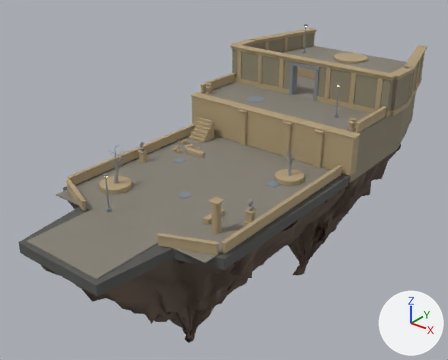
Two versions of the glTF model Bloomfall/source/assets/levels/b_terraces.glb, one commit apart.
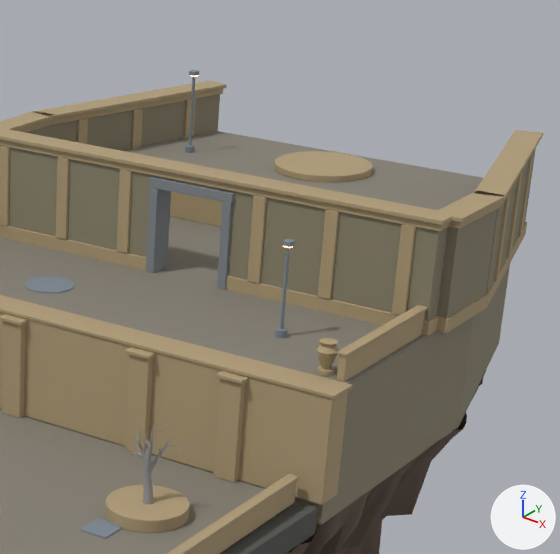
The first picture shows the older version from a camera (50 mm lens) standing at (37.2, -42.1, 27.9) and looking at (-2.8, 7.9, -3.1). The close-ups show the older and then the newer version on the part from 53% to 97% of the width and 0% to 54% of the height of that picture. Only the edits that show in the close-ups are written down. The lights are fixed; the arrows at lower right show +X, +Y and +Z. Where no turn or scale is listed for an object, it has been applied to the vertices. Vertices at exactly the same position are counted once.

The older version as bpy lines, for what is in view:
```python
ob_chunk_garden = bpy.data.objects.new('chunk_garden', me_chunk_garden)
ob_chunk_garden.location = (0.06, -2.82, -6.98)
ob_island_b_terraces = bpy.data.objects.new('island_b_terraces', me_island_b_terraces)
ob_island_b_terraces.location = (0.0, 23.11, -6.18)
```
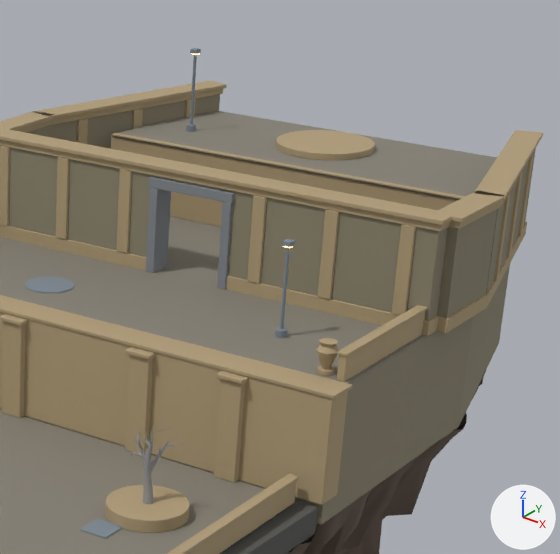
Where the newer file only moved an object's origin or applied its transform, the numbers keep the older frame.

Boxes (x1, y1, x2, y2) around the edits, measured in the close-ups (560 x 554 px; the box of a moved part takes in the faces that stretch with it):
'island_b_terraces', reshaped: before (0, 70, 543, 554); after (0, 48, 543, 554)
part 1 of me_island_b_terraces, moved or reshaped (not visible before): after (112, 133, 465, 199)
part 2 of me_island_b_terraces, moved or reshaped: before (274, 151, 373, 182); after (276, 130, 375, 160)
part 3 of me_island_b_terraces, moved or reshaped: before (126, 131, 483, 210); after (111, 111, 497, 200)
part 4 of me_island_b_terraces, moved or reshaped: before (185, 144, 195, 153); after (186, 123, 196, 132)
part 5 of me_island_b_terraces, moved or reshaped: before (189, 77, 195, 146); after (190, 55, 197, 125)
part 6 of me_island_b_terraces, moved or reshaped: before (189, 70, 199, 76); after (190, 48, 201, 54)
part 7 of me_island_b_terraces, moved or reshaped (mostly hidden before): before (0, 94, 438, 322); after (0, 109, 457, 336)

What changed in the scene script:
```text
Change me_island_b_terraces:
    used by ob_island_b_terraces; location = (0.0, 23.11, -6.18)
    remove me_island_b_terraces.from_pydata(...)  # 6512 vertices, 11302 faces; spans x -11.4..11.4, y -11.7..11.7, z -16.6..16.6
    add me_island_b_terraces.from_pydata(...)  # 6508 vertices, 11302 faces; spans x -11.4..11.4, y -11.7..11.7, z -16.6..17.6
    me_island_b_terraces part 1: the loose piece of 56 vertices spanning x -8.9..8.9, y 3.8..4.1, z 12.8..12.9 is moved by (0.0, 0.0, 1.0)
    me_island_b_terraces part 2: the loose piece of 240 vertices spanning x -2.2..2.2, y 5.7..10.1, z 12.8..13.1 is moved by (0.0, 0.0, 1.0)
    me_island_b_terraces part 3: the loose piece of 48 vertices spanning x -9.0..9.0, y 3.9..11.2, z 12.7..12.8 is moved by (0.0, 0.0, 1.0)
    me_island_b_terraces part 4: the loose piece of 80 vertices spanning x -6.7..-6.3, y 6.7..7.1, z 12.8..13.1 is moved by (0.0, 0.0, 1.0)
    me_island_b_terraces part 5: the loose piece of 24 vertices spanning x -6.6..-6.4, y 6.8..7.0, z 12.8..16.4 is moved by (0.0, 0.0, 1.0)
    me_island_b_terraces part 6: the loose piece of 56 vertices spanning x -6.7..-6.3, y 6.7..7.1, z 16.4..16.6 is moved by (0.0, 0.0, 1.0)
    me_island_b_terraces part 7: 25 vertices moved from x -9.0..9.0, y 3.0..11.2, z 10.5..12.7 to x -9.0..9.0, y 3.0..11.2, z 10.5..13.7; 31 vertices removed from x -11.3..11.3, y -3.6..6.3, z 10.5..14.6; 27 vertices added at x -10.9..10.9, y -3.6..6.2, z 10.5..14.6
    other edits to the shape of me_island_b_terraces do not show in these pictures
```
